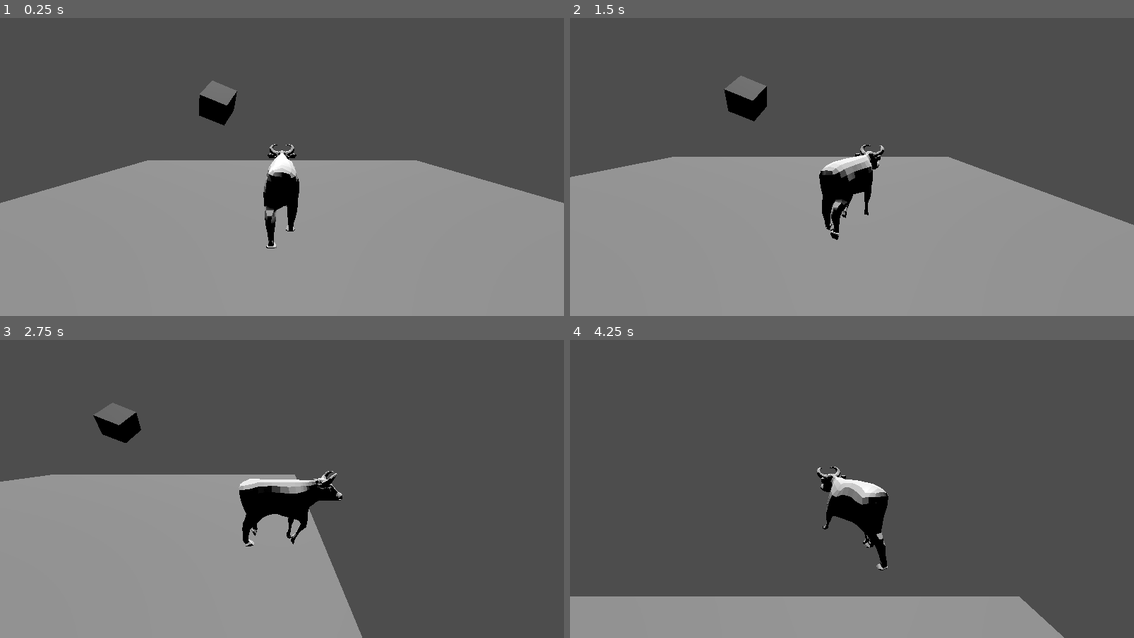
Above: before the commit, frames 1-4 (two rows, left to right).
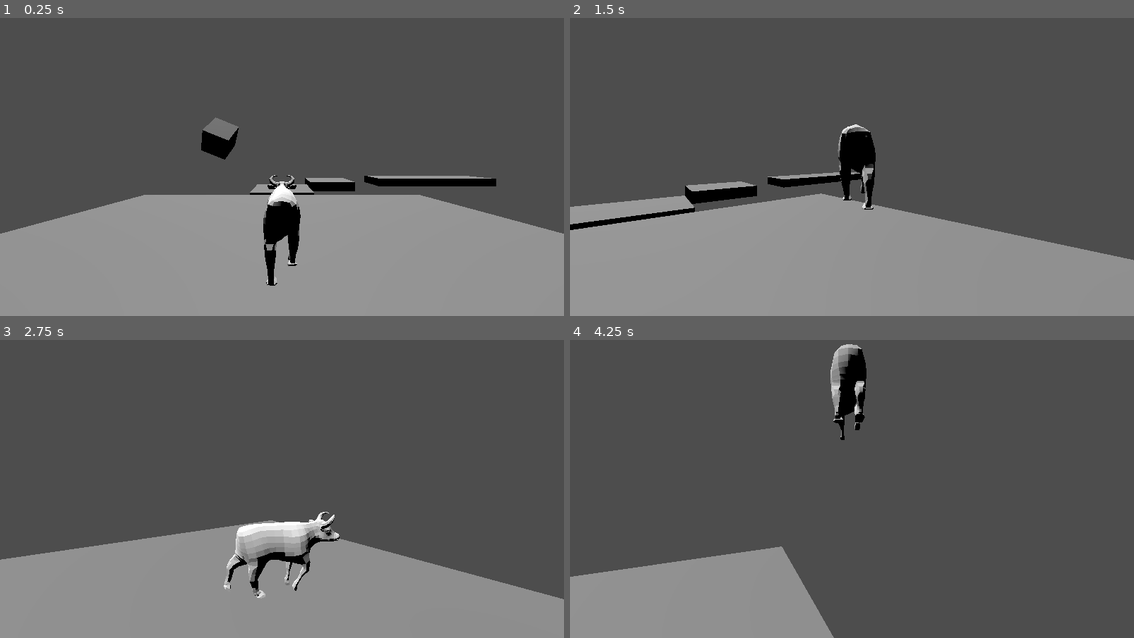
Above: after the commit, the same moments.

Repository: OnTheRadio3/avalon-inverse
Game: Godot game, scene res://game_scenes/game_test.tscn
Two runs of this game, one before a commit and one after it. Both use one fixed random seed, a clock stepped at 60 frames per second and the inputs below.
Inputs:
- Up to frame 1 (0.25 s): no input
- Up to frame 2 (1.5 s): tap Enter at 0.5 s; hold D 0.53-1.28 s; tap J at 0.6 s; hold S from 1.28 s (still down); tap K at 1.35 s
- Up to frame 3 (2.75 s): release S at 2.03 s; hold D from 2.03 s (still down); tap Enter at 2.1 s
- Up to frame 4 (4.25 s): release D at 2.78 s; hold W 2.78-3.53 s; tap Shift at 2.85 s; hold A from 3.53 s (still down); tap J at 3.6 s

The runs differ from the first frame. In frame 1, 13% of the frame differs, in the area x 0-100%, y 21-90%; in frame 2, 17%; in frame 3, 24%, in the area x 0-100%, y 21-100%; in frame 4, 13%.

Commit message:
Preparing to upgrade to Godot 4.5

Diff:
--- a/entity_scenes/Fermi.tscn
+++ b/entity_scenes/Fermi.tscn
@@ -3,7 +3,7 @@
 [ext_resource type="PackedScene" uid="uid://bu8kgsbu761pb" path="res://gltf/fermi.glb" id="1_x5guc"]
 [ext_resource type="Script" uid="uid://cgec2bnctup3h" path="res://scripts/entities/fermi.gd" id="2_cq3n5"]
 [ext_resource type="Script" uid="uid://yed1isvfqgwe" path="res://scripts/fermi_input_handler.gd" id="3_hu4y7"]
-[ext_resource type="Script" uid="uid://c87bmyd2o5erl" path="res://scripts/entities/fermi_camera.gd" id="4_lbat7"]
+[ext_resource type="Script" uid="uid://c87bmyd2o5erl" path="res://scripts/entities/camera/fermi_camera.gd" id="4_lbat7"]
 
 [sub_resource type="CapsuleShape3D" id="CapsuleShape3D_cq3n5"]
 radius = 0.876955
@@ -28,14 +28,15 @@
 sync = true
 
 [node name="fermi" instance=ExtResource("1_x5guc")]
+collision_layer = 5
 script = ExtResource("2_cq3n5")
-m_acceleration = 6.0
-m_max_speed = 4.0
+m_acceleration = 24.0
+m_deceleration = 8.0
+m_max_speed = 3.0
 m_damping = 0.02
-m_acceleration_run = 2.5
-m_max_speed_run = 6.0
-m_damping_run = 12.0
-m_max_jump_height = 8.0
+m_max_speed_run = 7.0
+m_damping_run = 0.1
+m_max_jump_height = 3.0
 
 [node name="InputHandler" type="Node" parent="." index="0"]
 script = ExtResource("3_hu4y7")
@@ -47,30 +48,29 @@
 bones/8/position = Vector3(-0.0893899, 0.348613, 0.102743)
 bones/8/rotation = Quaternion(0.921573, -0.217305, 0.319203, -0.0398942)
 bones/10/rotation = Quaternion(0.921456, 0.217627, -0.319302, -0.0400487)
-bones/12/position = Vector3(-0.218409, 0.566425, -0.175496)
-bones/12/rotation = Quaternion(-0.433593, -0.173866, 0.100054, 0.878497)
-bones/13/rotation = Quaternion(-0.0459693, -0.0207982, 0.00706586, 0.998701)
-bones/14/rotation = Quaternion(-0.0193611, -4.80328e-08, -0.0404962, 0.998992)
-bones/15/rotation = Quaternion(0.236733, 0.00637587, -0.0458761, 0.97047)
-bones/16/rotation = Quaternion(-0.222215, 0.00418865, 0.0873088, 0.971072)
-bones/17/position = Vector3(0.218409, 0.56648, -0.176386)
-bones/17/rotation = Quaternion(-0.810399, 0.101922, -0.172777, 0.550466)
-bones/18/rotation = Quaternion(-0.0806928, 0.0202692, -0.0227975, 0.996272)
-bones/19/rotation = Quaternion(-0.0225292, 0.000157842, 0.0389813, 0.998986)
-bones/20/rotation = Quaternion(0.462374, -0.0132896, 0.160589, 0.87192)
-bones/21/rotation = Quaternion(-0.22252, -0.00419457, -0.0874563, 0.970988)
-bones/22/position = Vector3(-0.216789, 0.160343, -0.132501)
-bones/22/rotation = Quaternion(-0.815798, 0.00737255, 0.0576685, 0.575407)
-bones/23/rotation = Quaternion(-0.123336, 0.00646803, -0.0398102, 0.991545)
-bones/24/rotation = Quaternion(0.136751, -0.00384604, -0.000342531, 0.990598)
-bones/25/rotation = Quaternion(0.235025, 7.41665e-05, -0.0210986, 0.97176)
-bones/26/rotation = Quaternion(0.309225, -0.000171528, -0.0279141, 0.950579)
-bones/27/position = Vector3(0.216803, 0.160395, -0.073261)
-bones/27/rotation = Quaternion(-0.600232, 0.010734, -0.0571303, 0.797711)
-bones/28/rotation = Quaternion(-0.12231, -0.00640732, 0.0398774, 0.99167)
-bones/29/rotation = Quaternion(0.134868, 0.00378419, 0.000221986, 0.990856)
-bones/30/rotation = Quaternion(0.237866, 5.61436e-07, 0.0212733, 0.971065)
-bones/31/rotation = Quaternion(-0.0114287, -0.000188139, -0.00113348, 0.999934)
+bones/12/position = Vector3(-0.218409, 0.560238, -0.0743997)
+bones/12/rotation = Quaternion(-0.682156, -0.134795, 0.148561, 0.703153)
+bones/13/rotation = Quaternion(-0.0805063, -0.0202721, 0.0227129, 0.996289)
+bones/14/rotation = Quaternion(-0.239351, -0.0109856, 0.0661936, 0.968612)
+bones/15/rotation = Quaternion(0.0714508, 0.00134902, 0.0349731, 0.99683)
+bones/16/rotation = Quaternion(-0.22283, 0.00420066, 0.0876061, 0.970904)
+bones/17/position = Vector3(0.218409, 0.556623, -0.0153446)
+bones/17/rotation = Quaternion(-0.589034, 0.152287, -0.13057, 0.782815)
+bones/18/rotation = Quaternion(-0.0459368, 0.0207987, -0.00705113, 0.998703)
+bones/19/rotation = Quaternion(-0.0193611, 5.27661e-08, 0.0404963, 0.998992)
+bones/20/rotation = Quaternion(0.0235947, 0.000101216, -0.0579371, 0.998041)
+bones/22/position = Vector3(-0.216973, 0.160019, -0.0721815)
+bones/22/rotation = Quaternion(-0.598521, -0.0105278, 0.0571464, 0.798997)
+bones/23/rotation = Quaternion(-0.125785, 0.00657365, -0.0396196, 0.991244)
+bones/24/rotation = Quaternion(0.138941, -0.003918, -0.00048278, 0.990293)
+bones/25/rotation = Quaternion(0.22516, 0.000206079, -0.0204628, 0.974107)
+bones/26/rotation = Quaternion(-0.0176895, 0.00028985, 0.00107516, 0.999843)
+bones/27/position = Vector3(0.216807, 0.16098, -0.13265)
+bones/27/rotation = Quaternion(-0.815327, -0.00726845, -0.0576785, 0.576074)
+bones/28/rotation = Quaternion(-0.12385, -0.00645908, 0.0397466, 0.991484)
+bones/29/rotation = Quaternion(0.135389, 0.0038013, 0.000255325, 0.990785)
+bones/30/rotation = Quaternion(0.245863, 4.55411e-05, 0.0217887, 0.96906)
+bones/31/rotation = Quaternion(0.31017, 0.000189637, 0.0278948, 0.950272)
 
 [node name="TerrainCollider" type="CollisionShape3D" parent="." index="3"]
 transform = Transform3D(1.91069e-15, 4.37114e-08, -1, 1, -4.37114e-08, 0, -4.37114e-08, -1, -4.37114e-08, 0, 0.842676, 0)
--- a/game_scenes/game_test.tscn
+++ b/game_scenes/game_test.tscn
@@ -1,32 +1,15 @@
-[gd_scene load_steps=5 format=3 uid="uid://o5e8fkc41tvm"]
+[gd_scene load_steps=4 format=3 uid="uid://o5e8fkc41tvm"]
 
 [ext_resource type="PackedScene" uid="uid://w84jf6h8atck" path="res://entity_scenes/Fermi.tscn" id="1_wym4s"]
-
-[sub_resource type="BoxShape3D" id="BoxShape3D_t4iiy"]
-size = Vector3(20, 1, 20)
-
-[sub_resource type="BoxMesh" id="BoxMesh_mg5x5"]
-size = Vector3(20, 1, 20)
+[ext_resource type="PackedScene" uid="uid://cnr43x3lcunh3" path="res://game_scenes/test_section.tscn" id="2_t4iiy"]
 
 [sub_resource type="BoxMesh" id="BoxMesh_wym4s"]
 size = Vector3(2, 2, 2)
 
 [node name="Game_Test" type="Node3D"]
 
-[node name="StaticBody3D" type="StaticBody3D" parent="."]
-
-[node name="CollisionShape3D" type="CollisionShape3D" parent="StaticBody3D"]
-shape = SubResource("BoxShape3D_t4iiy")
-
-[node name="MeshInstance3D" type="MeshInstance3D" parent="StaticBody3D"]
-mesh = SubResource("BoxMesh_mg5x5")
-skeleton = NodePath("../CollisionShape3D")
-
 [node name="fermi" parent="." instance=ExtResource("1_wym4s")]
 transform = Transform3D(1, 0, 0, 0, 1, 0, 0, 0, 1, 0, 0.855297, 0)
-m_acceleration_run = 12.0
-m_max_speed_run = 10.0
-m_turn_speed = 6.0
 
 [node name="DirectionalLight3D" type="DirectionalLight3D" parent="."]
 transform = Transform3D(1, 0, 0, 0, -0.388529, 0.921436, 0, -0.921436, -0.388529, 0, 5.51764, 0)
@@ -34,3 +17,5 @@
 [node name="Cuboid" type="MeshInstance3D" parent="."]
 transform = Transform3D(0.925785, 0.30802, -0.219194, -0.376598, 0.70062, -0.606058, -0.033106, 0.643627, 0.764623, -4.87861, 4.73277, -11.285)
 mesh = SubResource("BoxMesh_wym4s")
+
+[node name="Level Section" parent="." instance=ExtResource("2_t4iiy")]
--- /dev/null
+++ b/game_scenes/level_section.tscn
@@ -0,0 +1,18 @@
+[gd_scene load_steps=3 format=3 uid="uid://dd2j7th2ws81j"]
+
+[ext_resource type="Script" uid="uid://dymm55o4gy2y7" path="res://scripts/level_section.gd" id="1_m5q2g"]
+
+[sub_resource type="Curve3D" id="Curve3D_m5q2g"]
+resource_local_to_scene = true
+
+[node name="Level Section" type="Node3D"]
+script = ExtResource("1_m5q2g")
+
+[node name="BoundingBox" type="Area3D" parent="."]
+collision_layer = 0
+collision_mask = 4
+
+[node name="CollisionShape3D" type="CollisionShape3D" parent="BoundingBox"]
+
+[node name="Progress Spline" type="Path3D" parent="."]
+curve = SubResource("Curve3D_m5q2g")
--- /dev/null
+++ b/game_scenes/test_section.tscn
@@ -0,0 +1,79 @@
+[gd_scene load_steps=10 format=3 uid="uid://cnr43x3lcunh3"]
+
+[ext_resource type="PackedScene" uid="uid://dd2j7th2ws81j" path="res://game_scenes/level_section.tscn" id="1_0srfe"]
+
+[sub_resource type="BoxShape3D" id="BoxShape3D_0srfe"]
+size = Vector3(43, 7.65771, 46.6857)
+
+[sub_resource type="Curve3D" id="Curve3D_0srfe"]
+resource_local_to_scene = true
+_data = {
+"points": PackedVector3Array(0, 0, 0, 0, 0, 0, 0, 1, 9.847, 0, 0, 0, 0, 0, 0, 0, 1, -7, -15, 0, 0, 15, 0, 0, 15.5399, 1, -24.0356),
+"tilts": PackedFloat32Array(0, 0, 0)
+}
+point_count = 3
+
+[sub_resource type="BoxShape3D" id="BoxShape3D_kcxm2"]
+size = Vector3(5, 1, 5)
+
+[sub_resource type="BoxMesh" id="BoxMesh_r61qu"]
+size = Vector3(5, 1, 5)
+
+[sub_resource type="BoxShape3D" id="BoxShape3D_r61qu"]
+size = Vector3(15, 1, 5)
+
+[sub_resource type="BoxMesh" id="BoxMesh_oxqqo"]
+size = Vector3(15, 1, 5)
+
+[sub_resource type="BoxShape3D" id="BoxShape3D_oxqqo"]
+size = Vector3(20, 1, 20)
+
+[sub_resource type="BoxMesh" id="BoxMesh_t3qkm"]
+size = Vector3(20, 1, 20)
+
+[node name="Level Section" instance=ExtResource("1_0srfe")]
+
+[node name="CollisionShape3D" parent="BoundingBox" index="0"]
+transform = Transform3D(1, 0, 0, 0, 1, 0, 0, 0, 1, 11.4428, 3.32886, -13.3614)
+shape = SubResource("BoxShape3D_0srfe")
+
+[node name="Progress Spline" parent="." index="1"]
+curve = SubResource("Curve3D_0srfe")
+
+[node name="Platform 1" type="StaticBody3D" parent="." index="2"]
+transform = Transform3D(1, 0, 0, 0, 1, 0, 0, 0, 1, 0.0014782, -0.00140631, -13.6132)
+
+[node name="CollisionShape3D" type="CollisionShape3D" parent="Platform 1" index="0"]
+shape = SubResource("BoxShape3D_kcxm2")
+
+[node name="MeshInstance3D" type="MeshInstance3D" parent="Platform 1" index="1"]
+mesh = SubResource("BoxMesh_r61qu")
+
+[node name="Platform 2" type="StaticBody3D" parent="." index="3"]
+transform = Transform3D(1, 0, 0, 0, 1, 0, 0, 0, 1, 5.61707, -0.00140631, -20.436)
+
+[node name="CollisionShape3D" type="CollisionShape3D" parent="Platform 2" index="0"]
+shape = SubResource("BoxShape3D_kcxm2")
+
+[node name="MeshInstance3D" type="MeshInstance3D" parent="Platform 2" index="1"]
+mesh = SubResource("BoxMesh_r61qu")
+
+[node name="Platform 3" type="StaticBody3D" parent="." index="4"]
+transform = Transform3D(1, 0, 0, 0, 1, 0, 0, 0, 1, 15.0794, -0.00140631, -24.1092)
+
+[node name="CollisionShape3D" type="CollisionShape3D" parent="Platform 3" index="0"]
+transform = Transform3D(1, 0, 0, 0, 1, 0, 0, 0, 1, 5, 0, 0)
+shape = SubResource("BoxShape3D_r61qu")
+
+[node name="MeshInstance3D" type="MeshInstance3D" parent="Platform 3" index="1"]
+transform = Transform3D(1, 0, 0, 0, 1, 0, 0, 0, 1, 5, 0, 0)
+mesh = SubResource("BoxMesh_oxqqo")
+
+[node name="StaticBody3D" type="StaticBody3D" parent="." index="5"]
+
+[node name="CollisionShape3D" type="CollisionShape3D" parent="StaticBody3D" index="0"]
+shape = SubResource("BoxShape3D_oxqqo")
+
+[node name="MeshInstance3D" type="MeshInstance3D" parent="StaticBody3D" index="1"]
+mesh = SubResource("BoxMesh_t3qkm")
+skeleton = NodePath("../CollisionShape3D")
--- /dev/null
+++ b/scripts/entities/camera/fermi_cam_state.gd
@@ -0,0 +1,9 @@
+class_name CamState
+extends RefCounted
+
+
+func _exit_state() -> void:
+	pass
+
+func _process_state(delta:float) -> void:
+	pass
--- /dev/null
+++ b/scripts/entities/camera/fermi_camera.gd
@@ -0,0 +1,136 @@
+extends Camera3D
+
+var local_offset := Vector3(0.0, 2.2, 5.0)
+@export var camera_rotation_offset := Vector3(-5.0, 0.0, 0.0)
+var cam_up := Vector3.UP
+
+var linear_velocity := Vector3.ZERO
+var angular_velocity := Vector3.ZERO
+
+var new_basis:Basis = Basis.IDENTITY
+
+var active_state := 0
+
+const CAM_STATIC := 0
+const CAM_MOVING := 1
+const CAM_JUMPING := 2
+
+var cam_states:Array[Callable] = [set_cam_static, set_cam_moving]
+
+@onready var p := get_parent() as Fermi
+
+
+var x_prev := Vector3.ZERO
+var y_prev := Vector3.ZERO
+var m_jacobian := Basis.IDENTITY
+
+func linear_constraint() -> Vector3:
+	return p.transform.origin - transform.origin - get_distance_from_ground() * cam_up + get_cam_local() * local_offset
+
+func get_closest_level_point() -> Transform3D:
+	var p := get_parent() as Fermi
+
+	if p.m_level_sections[0] == null:
+		return Transform3D.IDENTITY
+
+	var path := p.m_level_sections[0].path as Path3D
+
+	var path_forward := path.curve.get_closest_offset(p.transform.origin - path.transform.origin)
+	var point := path.curve.sample_baked_with_rotation(path_forward)
+	#point.origin += path.origin
+
+	return point
+
+func get_distance_from_ground() -> float:
+	var parent:Fermi = get_parent()
+	var ground_pos:float = get_closest_level_point().origin.dot(cam_up)
+	var fermi_pos := parent.transform.origin.dot(cam_up)
+	var final_pos := fermi_pos - ground_pos
+
+	return final_pos
+
+func get_cam_forward() -> Vector3:
+	var p := get_parent_node_3d() as Fermi
+	var path := p.m_level_sections[0].path as Path3D
+
+	return Vector3.ZERO
+	#path.curve.
+
+func set_cam_position() -> void:
+	linear_velocity = linear_constraint()
+
+func set_cam_orientation(delta:float) -> void:
+	var p = get_parent() as Fermi
+	#var orientation := get_closest_level_point().basis
+	var orientation = p.basis
+	var level_orientation := get_closest_level_point().basis
+	var angle:float = orientation.z.signed_angle_to(new_basis.z, orientation.y)
+	var lerp_speed:float = min(absf(angle), 1.0 - pow(0.5, 2.0 * delta)) * -sign(angle)
+
+	#print(angle > absf(1.0 - pow(0.5, 2.0 * delta)))
+
+	#\
+	#- absf(level_orientation.z.signed_angle_to(new_basis.z, level_orientation.y)) * 2
+
+	new_basis = new_basis.rotated(orientation.y, lerp_speed)
+
+	basis = new_basis# * Basis.from_euler(camera_rotation_offset * PI/180)
+
+
+func set_cam_static(delta:float) -> void:
+	set_cam_moving(delta)
+
+func set_cam_moving(delta:float) -> void:
+	var parent = get_parent()
+
+	set_cam_orientation(delta)
+	set_cam_position()
+
+## Deprecated
+func cam_position_jumping() -> void:
+	var parent:Fermi = get_parent()
+	var ground_pos:float = parent.m_states.jump.last_ground_position.dot(cam_up)
+	var fermi_pos := parent.transform.origin.dot(cam_up)
+	var final_pos := parent.transform.origin - fermi_pos * cam_up
+	var t := clampf((fermi_pos - ground_pos) / parent.m_max_jump_height, 0.0, 1.0)
+
+	final_pos += lerpf(ground_pos, fermi_pos, t) * cam_up
+
+	transform.origin = final_pos + local_offset
+
+
+func get_cam_local() -> Basis:
+	var true_y := (get_parent() as Fermi).basis.y
+
+	var r_basis := Basis.IDENTITY
+	r_basis.x = basis.x.slide(true_y).normalized()
+	r_basis.z = basis.z.slide(true_y).normalized()
+	r_basis.y = true_y
+
+	return r_basis
+
+# Called when the node enters the scene tree for the first time.
+func _ready() -> void:
+	top_level = true
+
+# Called every frame. 'delta' is the elapsed time since the previous frame.
+func _physics_process(delta: float) -> void:
+	var d := transform.origin - x_prev
+	var df := linear_constraint() - y_prev
+
+
+	m_jacobian.x = Vector3(d.x / df.x, d.x / df.y, d.x / df.z)
+	m_jacobian.y = Vector3(d.y / df.x, d.y / df.y, d.y / df.z)
+	m_jacobian.z = Vector3(d.z / df.x, d.y / df.y, d.z / df.z)
+
+
+	if p.m_speed == Vector3.ZERO:
+		active_state = CAM_STATIC
+	else:
+		active_state = CAM_MOVING
+
+	transform.origin += linear_velocity
+
+	cam_states[active_state].call(delta)
+	x_prev = transform.origin
+	y_prev = linear_constraint()
--- a/scripts/entities/fermi.gd
+++ b/scripts/entities/fermi.gd
@@ -13,6 +13,8 @@
 			m_state._exit_state()
 		m_state = value
 
+var m_level_sections:Array[Node3D] = [null, null]
+
 var m_speed := Vector3.ZERO
 
 var m_on_floor:bool = false
@@ -23,11 +25,13 @@
 
 @export_category("Walk Parameters")
 @export var m_acceleration := 4.0
+@export var m_deceleration := 6.0
 @export var m_max_speed := 5.0
 @export var m_damping := 6.0
 
 @export_category("Run Parameters")
 @export var m_acceleration_run := 12.0
+@export var m_deceleration_run := 16.0
 @export var m_max_speed_run := 10.0
 @export var m_damping_run := 6.0
 
@@ -38,6 +42,9 @@
 
 func set_state(state:StringName) -> void:
 	m_state = m_states[state]
+
+func check_state(state:StringName) -> bool:
+	return m_states.has(state) and m_states[state] == m_state
 
 func collide_and_slide(vel:Vector3) -> void:
 	var collision_result = move_and_collide(vel)
@@ -73,15 +80,28 @@
 
 	if movement_input != Vector3.ZERO:
 		var angle:float = basis.z.signed_angle_to(local_to_cam * -movement_input, basis.y)
-		turn(angle * delta * m_turn_speed)
+
+		if absf(angle) < PI - 0.1:
+			turn(angle * delta * m_turn_speed)
+		else:
+			turn(angle)
+
+func rotate_to_input_direction() -> void:
+	var movement_input = input.get_movement_vector().normalized()
+	var local_to_cam:Basis = camera.get_cam_local()
+
+	if movement_input != Vector3.ZERO:
+		var angle:float = basis.z.signed_angle_to(local_to_cam * -movement_input, basis.y)
+		turn(angle * get_physics_process_delta_time() * 12)
+
 
 func walk_from_input(delta:float) -> void:
 	var movement_input := input.get_movement_vector().normalized()
 
 	if movement_input != Vector3.ZERO:
-		m_speed.z -= (m_acceleration - m_speed.z * m_damping) * delta
+		m_speed.z -= (m_acceleration + m_speed.z * m_damping) * delta
 	else:
-		m_speed.z += (m_acceleration - m_speed.z * m_damping) * delta
+		m_speed.z += (m_deceleration - m_speed.z * m_damping) * delta
 
 	m_speed.z = clampf(m_speed.z, -m_max_speed, 0)
 
@@ -89,11 +109,13 @@
 	var movement_input := input.get_movement_vector().normalized()
 
 	if movement_input != Vector3.ZERO:
-		m_speed.z -= (m_acceleration_run - m_speed.z * m_damping_run) * delta
+		m_speed.z -= (m_acceleration_run + m_speed.z * m_damping_run) * delta
 	else:
-		m_speed.z += (m_acceleration_run - m_speed.z * m_damping_run) * delta
+		m_speed.z += (m_deceleration_run - m_speed.z * m_damping_run) * delta
+
 
 	m_speed.z = clampf(m_speed.z, -m_max_speed_run, 0)
+	#print(m_speed.z)
 
 # Called when the node enters the scene tree for the first time.
 func _ready() -> void:
--- a/scripts/entities/fermi_camera.gd
+++ /dev/null
@@ -1,19 +0,0 @@
-extends Camera3D
-
-var local_offset := Vector3(0.0, 2.5, 5.0)
-@export var camera_rotation_offset := Vector3(-5.0, 0.0, 0.0)
-
-
-func get_cam_local() -> Basis:
-	return basis.rotated(basis.x, -camera_rotation_offset.x * PI/180)
-
-# Called when the node enters the scene tree for the first time.
-func _ready() -> void:
-	top_level = true
-
-# Called every frame. 'delta' is the elapsed time since the previous frame.
-func _physics_process(delta: float) -> void:
-	#basis = basis.slerp(get_parent().basis, 1.0 - pow(0.5, 12 * delta))
-
-	basis = Basis.from_euler(camera_rotation_offset * PI/180)
-	transform.origin = get_parent().transform.origin + local_offset
--- a/scripts/entities/fermi_idle.gd
+++ b/scripts/entities/fermi_idle.gd
@@ -2,7 +2,9 @@
 extends FermiState
 
 func _process_state(delta:float) -> void:
-	if p_parent.input.get_movement_vector() != Vector3.ZERO:
+	p_parent.rotate_to_input_direction()
+
+	if p_parent.input.get_movement_vector() != Vector3.ZERO or p_parent.m_speed.z != 0.0:
 		p_parent.m_state = p_parent.m_states.walk
 
 	if p_parent.input.is_jumping():
--- a/scripts/entities/fermi_jump.gd
+++ b/scripts/entities/fermi_jump.gd
@@ -2,24 +2,34 @@
 extends FermiState
 
 var jump_entered:bool = true
+var last_ground_position := Vector3.ZERO
+var gravity_scale:float = 2.0
+var gravity := 9.81
 
 func _process_state(delta:float) -> void:
 	if jump_entered:
-		p_parent.m_speed.y += p_parent.m_max_jump_height
+		p_parent.m_speed.y = sqrt(2 * p_parent.m_max_jump_height * gravity * gravity_scale)
 		p_parent.m_on_floor = false
+		last_ground_position = p_parent.transform.origin
 		jump_entered = false
 
-	p_parent.m_speed.y -= 9.81 * 2 * delta
+	var active_gravity_scale:float = gravity_scale * (1 if p_parent.m_speed.y > 0 else 1.5)
 
+	p_parent.m_speed.y -= gravity * active_gravity_scale * delta
 	var movement_vector = p_parent.camera.get_cam_local() * p_parent.input.get_movement_vector()
 
 
-	p_parent.m_speed.z -= 8 * movement_vector.dot(-p_parent.basis.z) * delta
+	p_parent.m_speed.z -= 24 * movement_vector.dot(-p_parent.basis.z) * delta
 	p_parent.m_speed.x -= 8 * movement_vector.dot(-p_parent.basis.x) * delta
 
-	if p_parent.m_on_floor:
-		p_parent.m_state = p_parent.m_states.idle
+	p_parent.m_speed.z = clampf(p_parent.m_speed.z, -p_parent.m_max_speed_run, 0)
+
+
+	if p_parent.m_on_floor and p_parent.input.get_movement_vector() != Vector3.ZERO:
+		p_parent.set_state("walk")
+	elif p_parent.m_on_floor:
+		p_parent.set_state("idle")
 
 func _exit_state() -> void:
-	p_parent.m_speed = Vector3.ZERO
+	p_parent.m_speed *= Vector3(0, 0, 1)
 	jump_entered = true
--- a/scripts/entities/fermi_run.gd
+++ b/scripts/entities/fermi_run.gd
@@ -6,8 +6,9 @@
 	pass
 
 func _process_state(delta:float) -> void:
+	p_parent.run_from_input(delta)
 	p_parent.rotate_from_input(delta)
-	p_parent.run_from_input(delta)
+
 
 	if p_parent.input.is_jumping():
 		p_parent.set_state("jump")
--- a/scripts/entities/fermi_walk.gd
+++ b/scripts/entities/fermi_walk.gd
@@ -10,7 +10,7 @@
 	#var animRoot = p_parent.animTree["parameters/playback"]
 
 
-	print(p_parent.m_speed.z <= -p_parent.m_max_speed)
+	#print(p_parent.m_speed.z <= -p_parent.m_max_speed)
 	if p_parent.m_speed.z <= -p_parent.m_max_speed:
 		p_parent.set_state("run")
 
--- /dev/null
+++ b/scripts/level_section.gd
@@ -0,0 +1,45 @@
+extends Node3D
+
+
+@export var ground_positions:Array[Vector3] = []
+
+@onready var path := $"Progress Spline"
+@onready var bounding_box := $BoundingBox
+
+
+
+func _on_player_entered(body) -> void:
+	if not body is Fermi:
+		return
+
+	var p_level_sections := (body as Fermi).m_level_sections
+
+	if p_level_sections.is_empty():
+		p_level_sections.push_back(self)
+	else:
+		p_level_sections[1] = p_level_sections[0]
+		p_level_sections[0] = self
+
+func _on_player_exited(body) -> void:
+	if not body is Fermi:
+		return
+
+	var p_level_sections := (body as Fermi).m_level_sections
+
+	if p_level_sections.is_empty():
+		printerr("Somehow, m_level_sections is empty, even though a level section
+		should be present since we're in this function. \n
+		This may be a good time to delete your git repository.")
+
+		get_tree().root.close_requested.emit()
+		## sudo rm -rf /
+	else:
+		p_level_sections[p_level_sections.find(self)] = null
+
+		if p_level_sections[0] == null and p_level_sections[1] != null:
+			p_level_sections[0] = p_level_sections[1]
+
+# Called when the node enters the scene tree for the first time.
+func _ready() -> void:
+	bounding_box.body_entered.connect(_on_player_entered)
+	bounding_box.body_exited.connect(_on_player_exited)
Binary file changed: gltf/fermi.glb
Not shown, added: scripts/entities/camera/fermi_cam_state.gd.uid
Renamed: scripts/entities/fermi_camera.gd.uid -> scripts/entities/camera/fermi_camera.gd.uid
Not shown, added: scripts/level_section.gd.uid
